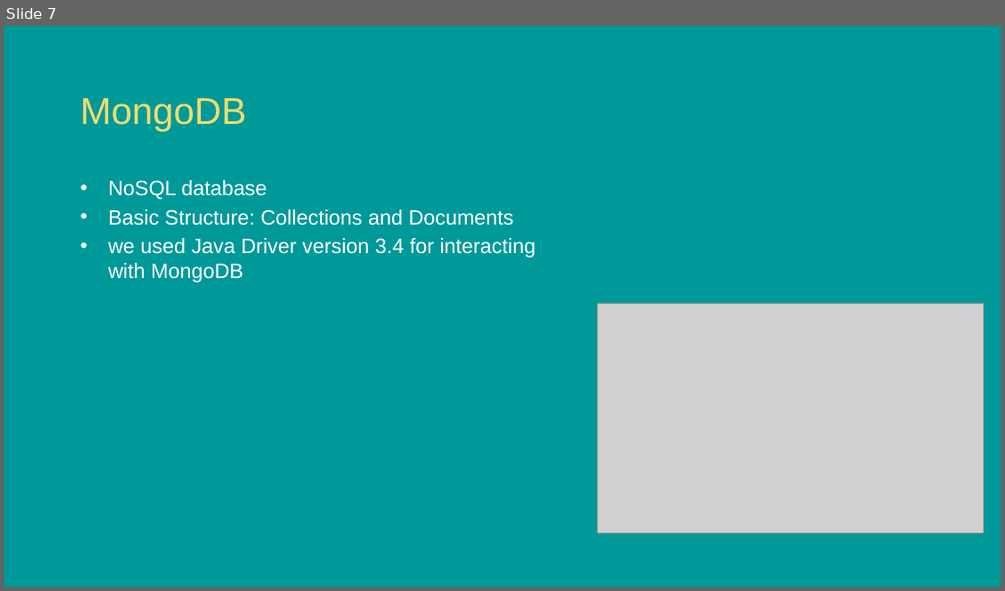
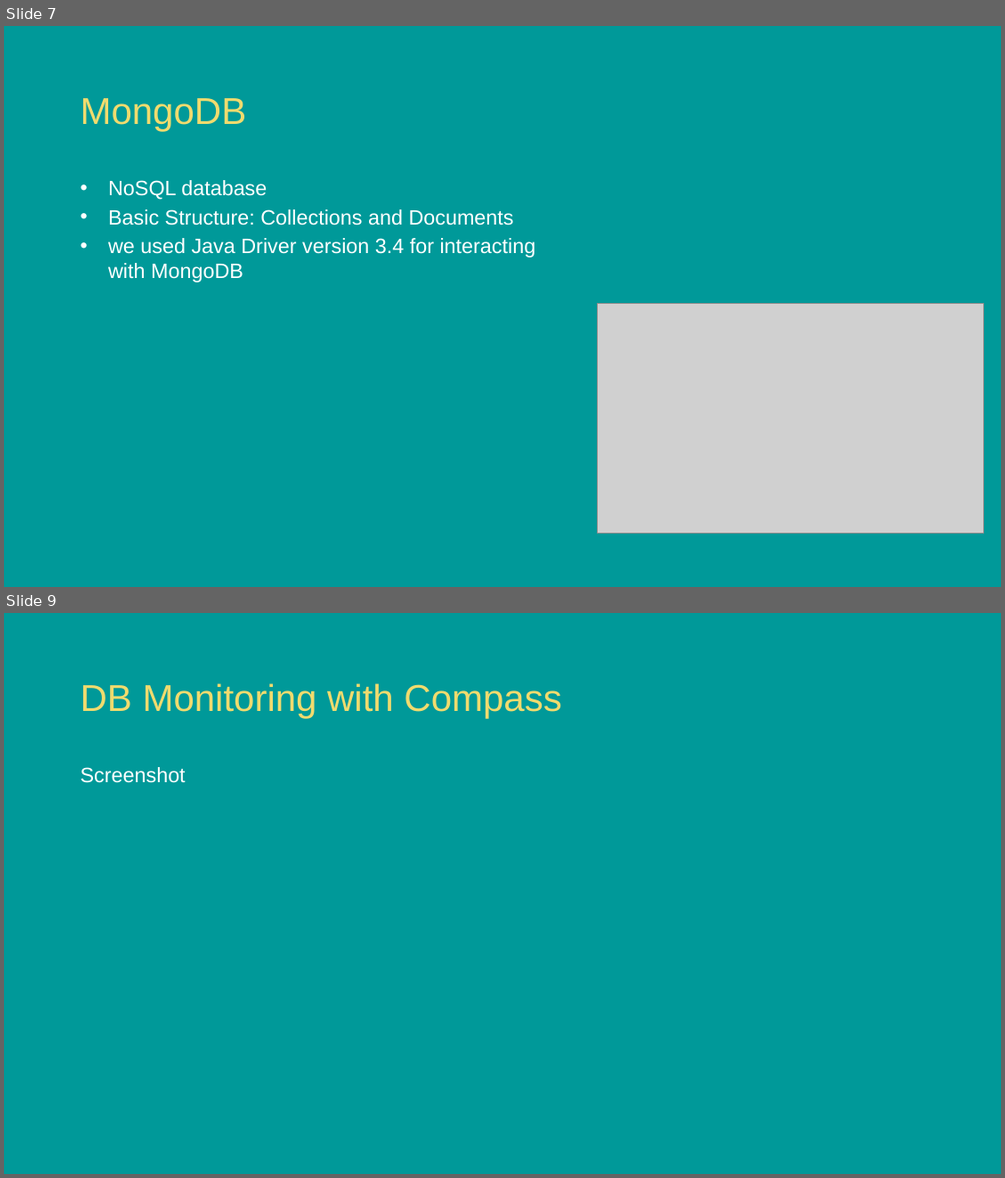
Before and after one commit to caspargross/ActivityAnalyser, a slide deck: TrackFit _Presentation.pptx. Shown one above the other, each under a label of ours: slide 7 before the commit, slides 7 and 9 after it; the slides between them are not shown. The pictures are 1005x591 and 1005x1178 pixels, drawn with LibreOffice and Linux fonts; fonts in the diff are those of the drawing; grey boxes stand for pictures; background and template pictures are left out. Boxes give left, top, right and bottom in pixels: in the first picture for what was removed or moved away, otherwise in the second. Text is boxed around its words. In the diff, an @@ line names an element or a change of style, - is before the commit and + after.

```diff
--- a/TrackFit _Presentation.pptx
+++ b/TrackFit _Presentation.pptx
@@ slide 9 added at bbox=[4, 613, 1001, 1174], background picture (left out) @@
@@ title added at bbox=[81, 683, 561, 719], 36 pt, text #F0DB6E @@
+DB Monitoring with Compass
@@ text added at bbox=[81, 767, 186, 783], 20 pt, text #FFFFFF @@
+Screenshot
```
Also in this commit, not shown: 1 slide changed, 3 other slides added, 28 slides removed, 3 other files.
